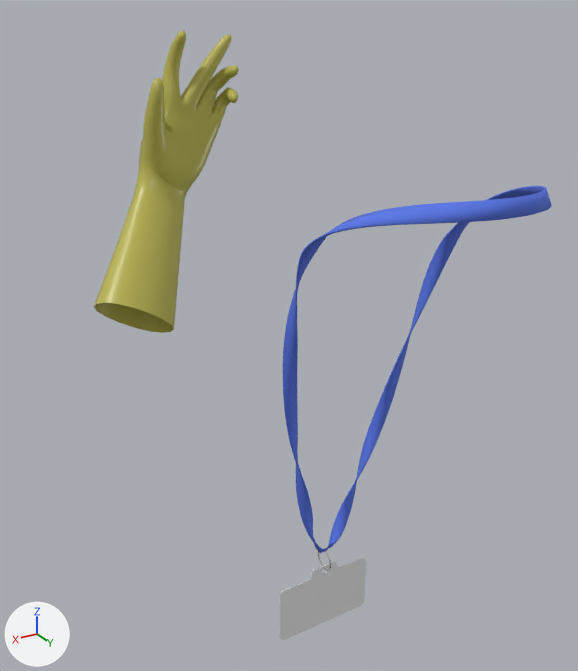
A saved change to the FBX model Assets/Models/MshHandL.fbx.
The view is the same before and after, from a camera (50 mm lens) standing at (1.2, 2.62, 0.29) and looking at (0.08, 0.76, -0.64). Lighting does not change. The marker at lower left points along +X, +Y and +Z.

Names of what the first picture shows: 'CardBand', 'MshHandL'.
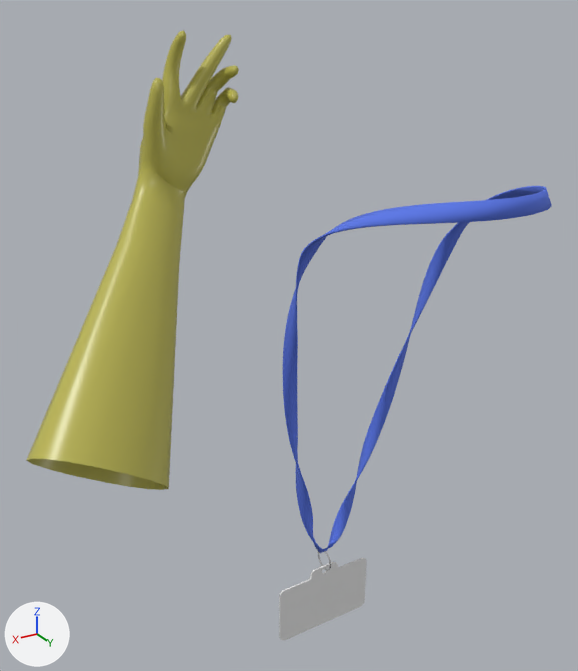
Boxes [x1, y1, x2, y2] around the edits, measured in the pictures (578 x 671 px; the box of a moved part takes in the faces that stretch with it):
'MshHandL', reshaped (47% wider, 52% taller): before [94, 30, 239, 333]; after [26, 30, 239, 490]
part 1 of me_mshhandl, moved or reshaped: before [94, 253, 179, 333]; after [26, 253, 179, 490]

What changed in the scene script:
```text
Change me_mshhandl:
    where me_mshhandl.from_pydata(...)  # 705 vertices, 696 faces; spans x -0.477..0.176, y -0.125..0.283, z -0.809..0.173
    used by ob_mshhandl; location = (0.0, 0.0, 0.0); rotation_euler = (-3.142, 0.0, 0.0), in degrees (-180, 0, 0); scale = (-1.0, -1.0, -1.0)
    me_mshhandl part 1: all 16 vertices in x -0.477..-0.224, y 0.118..0.283, z -0.809..-0.634 are scaled about their middle by 1.64, then moved by (-0.243, 0.249, -0.401)
```
